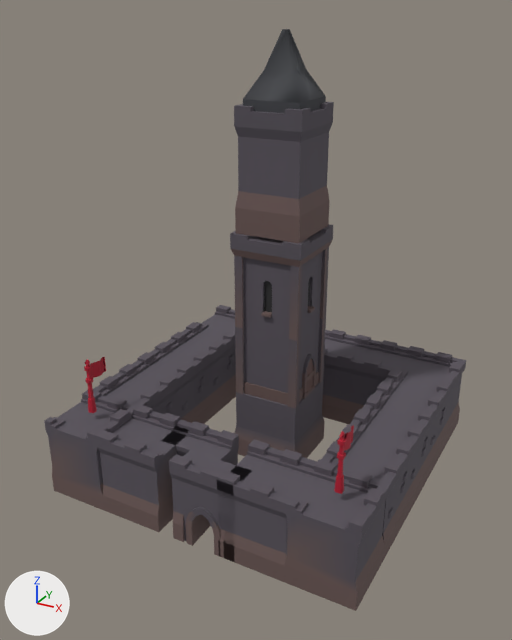
Before and after pictures for a commit that changed the glTF model art3d/buildings/fortress_l2.glb.
One viewpoint serves both versions: a camera (50 mm lens) standing at (6.92, -13.38, 10.29) and looking at (-0.02, -0.77, 3.98). Every picture has the same lights, and +X, +Y and +Z are marked at lower left. The older version comes first. Vertices at exactly the same position are counted once.

Objects in the first picture: 'fortress_l2'.
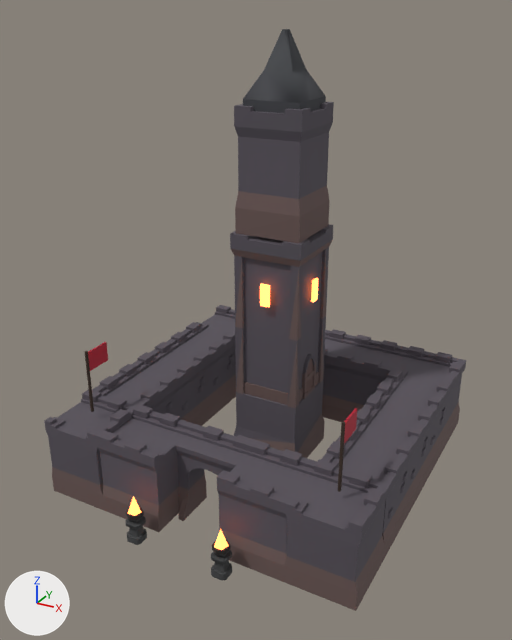
The newer file is also rescaled (x0.981), turned or shifted as a whole; pictures and numbers use the older file's frame.

Edits to the bpy script that builds the scene:
```text
Add mat_glow:
    mat_glow = bpy.data.materials.new('Glow')
    mat_glow.use_nodes = True; mat_glow.node_tree.nodes.clear()
    _N = mat_glow.node_tree.nodes; _L = mat_glow.node_tree.links
    n0 = _N.new('ShaderNodeBsdfPrincipled'); n0.name = 'Principled BSDF'
    n0.inputs[27].default_value = (1.0, 0.2, 0.05, 1.0)  # 'Emission Color', orange #ff7c3f
    n0.inputs[28].default_value = 5.0  # 'Emission Strength'
    n1 = _N.new('ShaderNodeOutputMaterial'); n1.name = 'Material Output'
    n2 = _N.new('ShaderNodeVertexColor'); n2.name = 'Color Attribute'
    _L.new(n0.outputs[0], n1.inputs[0])  # 'BSDF' to 'Surface'
    _L.new(n2.outputs[0], n0.inputs[0])  # 'Color' to 'Base Color'
Change me_wall:
    used by ob_fortress_l2; location = (0.0, 0.0, 0.0)
    remove me_wall.from_pydata(...)  # 2418 vertices, 4900 faces; spans x -3.75..3.75, y -3.75..3.75, z 0.0..9.9
    add me_wall.from_pydata(...)  # 1991 vertices, 4014 faces; spans x -3.75..3.75, y -4.3..3.75, z 0.0..9.9
    me_wall part 1: a new loose piece, a 5-sided cylinder along z spanning x -3.036..-2.964, y -3.03..-2.962, z 1.965..3.465, in mat_body
    me_wall part 2: a new loose piece, a 5-sided cylinder along z spanning x 2.964..3.036, y -3.03..-2.962, z 1.965..3.465, in mat_body
    me_wall part 3: the loose piece of 16 vertices spanning x -3.07..-2.93, y -3.07..-2.93, z 2.71..2.79 is scaled about its middle by (2.52, 2.52, 1.94), then moved by (1.95, -1.12, -2.68), in mat_body
    me_wall part 4: a new loose piece, a 6-sided cylinder along z spanning x -1.206..-0.894, y -4.305..-3.945, z 0.612..0.708, in mat_body
    me_wall part 5: the loose piece of 16 vertices spanning x 2.93..3.07, y -3.07..-2.93, z 2.71..2.79 is scaled about its middle by (2.52, 2.52, 1.94), then moved by (-1.95, -1.12, -2.68), in mat_body
    me_wall part 6: a new loose piece, a 6-sided cylinder along z spanning x 0.894..1.206, y -4.305..-3.945, z 0.612..0.708, in mat_body
    me_wall part 7: a new loose piece, a box spanning x -3.022..-2.977, y -2.985..-2.355, z 2.97..3.42, in mat_team
    me_wall part 8: a new loose piece, a box spanning x 2.978..3.023, y -2.985..-2.355, z 2.97..3.42, in mat_team
    me_wall part 9: a new loose piece, a box spanning x -0.112..0.112, y -0.414..-0.354, z 4.175..4.692, in mat_glow
    me_wall part 10: a new loose piece, a box spanning x 0.804..0.864, y 0.338..0.562, z 4.175..4.692, in mat_glow
    me_wall part 11: a new loose piece, a 5-sided cone pointing to +z spanning x -1.2..-0.9, y -4.25..-3.97, z 0.7..1.1, in mat_glow
    me_wall part 12: a new loose piece, a 5-sided cone pointing to +z spanning x 0.9..1.2, y -4.25..-3.97, z 0.7..1.1, in mat_glow
    me_wall part 13: a new loose piece of 24 vertices spanning x -1.22..-0.88, y -4.3..-3.95, z 0.38..0.48, in mat_body
    me_wall part 14: a new loose piece of 24 vertices spanning x 0.88..1.22, y -4.3..-3.95, z 0.38..0.48, in mat_body
    me_wall part 15: 8 loose pieces with 128 vertices, spanning x -3.08..3.08, y -3.08..-2.43, z 1.96..3.26, are deleted
    me_wall part 16: 415 vertices removed from x -1.13..1.12, y -3.75..-2.25, z 0.0..1.96; 97 vertices added at x -1.17..1.17, y -4.24..-2.25, z 0.0..1.9
    me_wall part 17: 149 vertices removed from x -0.8..0.8, y -0.35..1.25, z 2.3..4.74; 14 vertices added at x 0.72..0.8, y 0.14..0.76, z 2.26..2.7
    other edits to the shape of me_wall do not show in these pictures
    add me_wall.materials.append(mat_glow)
```

Pixel boxes [x1, y1, x2, y2] of what changed, in the pictures (512 x 640 px; the box of a moved part takes in the faces that stretch with it):
part 1 of me_wall, added: after [85, 351, 94, 412]
part 2 of me_wall, added: after [338, 421, 345, 492]
part 3 of me_wall, moved or reshaped: before [85, 377, 93, 383]; after [127, 529, 147, 545]
part 4 of me_wall, added: after [126, 506, 144, 520]
part 5 of me_wall, moved or reshaped: before [337, 452, 346, 460]; after [211, 563, 232, 581]
part 6 of me_wall, added: after [212, 540, 230, 554]
part 7 of me_wall, added: after [88, 342, 108, 371]
part 8 of me_wall, added: after [344, 408, 357, 444]
part 9 of me_wall, added: after [260, 283, 270, 308]
part 10 of me_wall, added: after [311, 278, 318, 303]
part 11 of me_wall, added: after [128, 496, 141, 516]
part 12 of me_wall, added: after [214, 529, 228, 550]
part 13 of me_wall, added: after [125, 516, 146, 529]
part 14 of me_wall, added: after [211, 550, 232, 564]
part 15 of me_wall, deleted: before [84, 357, 354, 494]
part 16 of me_wall, cut back: before [165, 421, 252, 563]; after [128, 433, 247, 573]
part 17 of me_wall, built on: before [244, 252, 322, 399]; after [300, 356, 318, 399]
